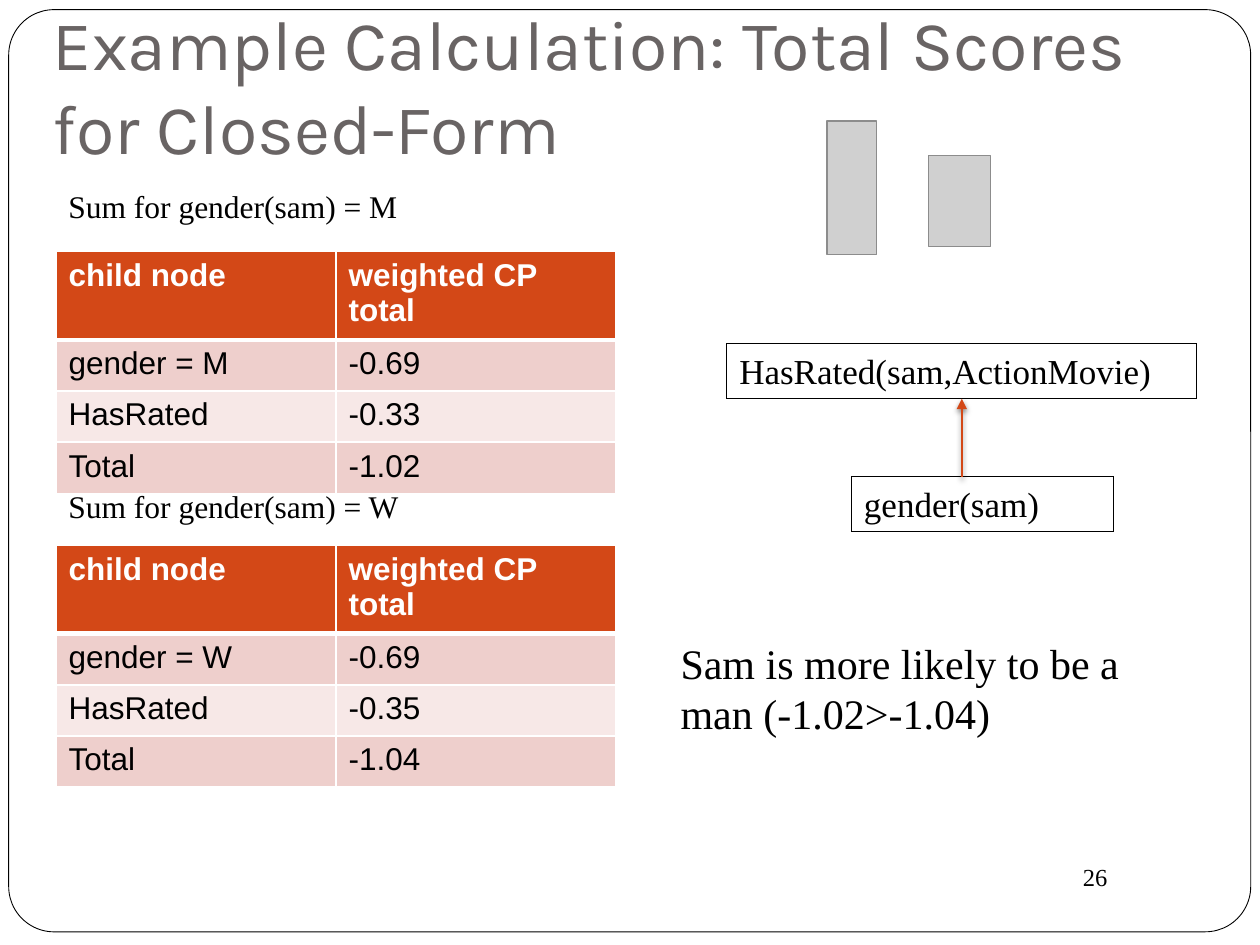
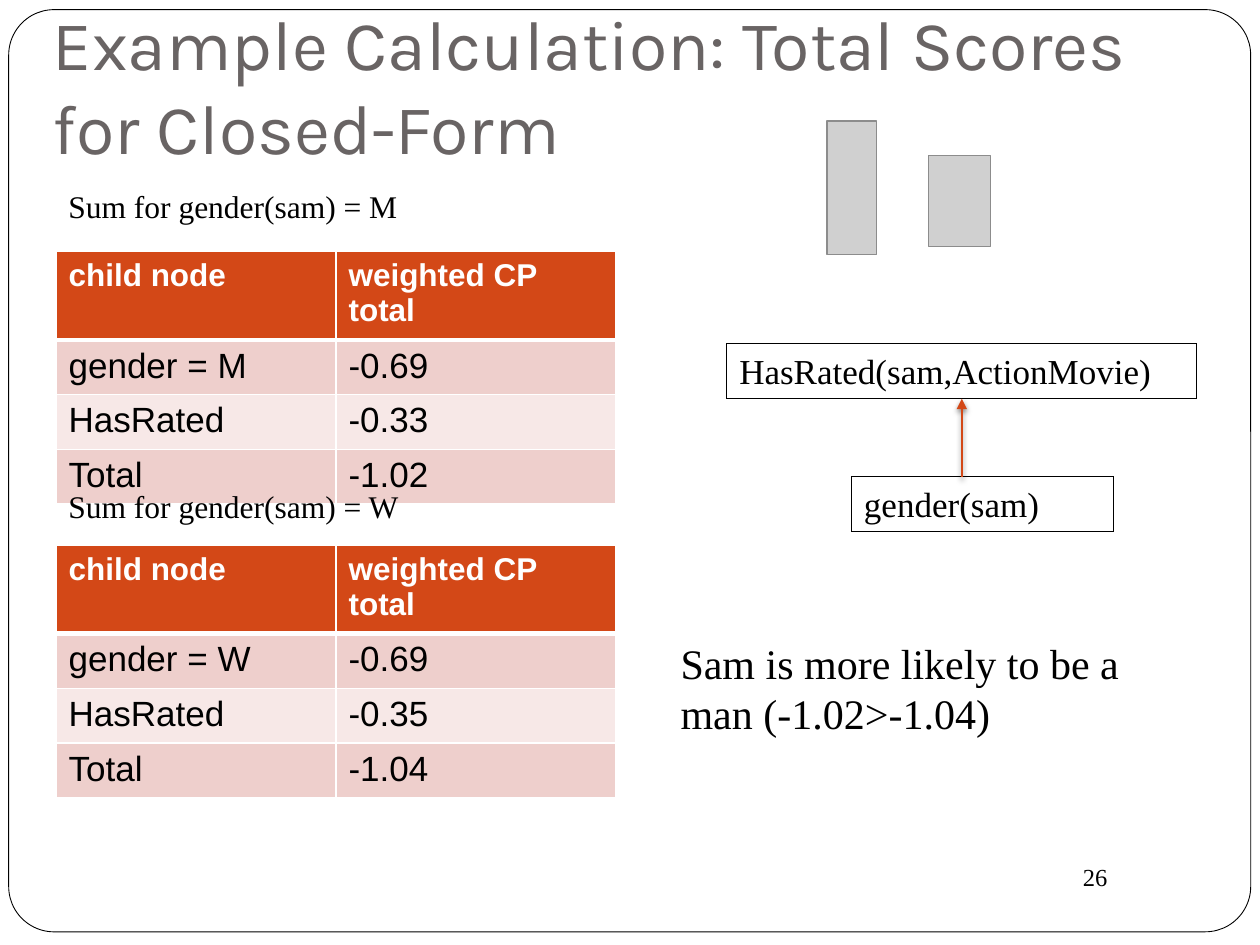
Before and after one commit to oschulte/srl-tutorial-slides, a slide deck: slide 26 of ch5-rel-bayes-net-classifier.pptx. Drawn at 1260x945 pixels with LibreOffice and Linux fonts; fonts in the diff are those of the drawing; grey boxes stand for pictures. Boxes give left, top, right and bottom in pixels: in the first picture for what was removed or moved away, otherwise in the second. Text is boxed around its words. In the diff, an @@ line names an element or a change of style, - is before the commit and + after.

```diff
--- a/ch5-rel-bayes-net-classifier.pptx
+++ b/ch5-rel-bayes-net-classifier.pptx
@@ table at (x1=55, y1=252, x2=615, y2=492) @@
@@ size 18 to 20 pt in "gender = M", "-0.69", "HasRated", "-0.33" and 2 more places @@
@@ table at (x1=55, y1=546, x2=615, y2=786) @@
@@ size 18 to 20 pt in "gender = W", "-0.69", "HasRated", "-0.35" and 2 more places @@
```
Also in this commit, not shown: 13 other slides changed, 5 other files.
